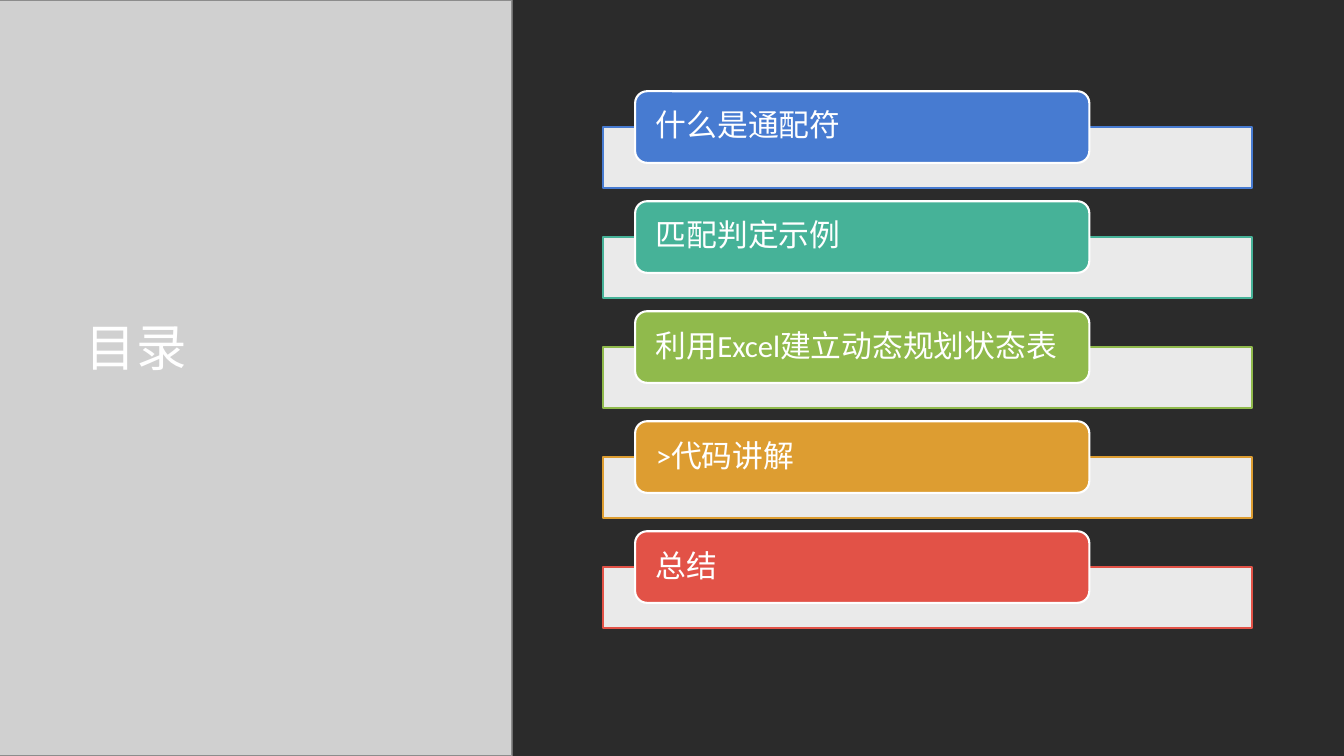
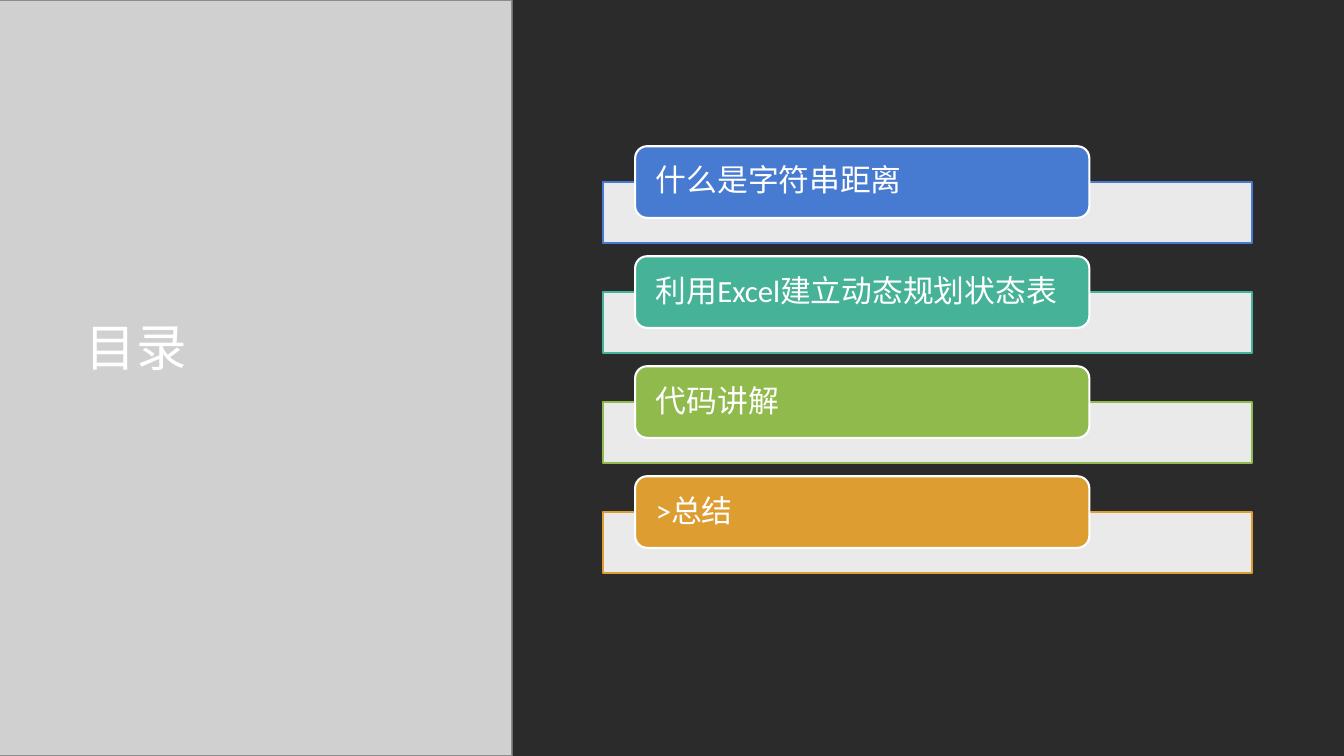
Before and after one commit to oneminute/leetcode, a slide deck: slide 7 of problems/edit-distance/sol01.pptx (slide 16 before the commit). Drawn at 1344x756 pixels with LibreOffice and Linux fonts; fonts in the diff are those of the drawing; grey boxes stand for pictures; background and template pictures are left out; a plain dark background stands for a picture behind light text. Boxes give left, top, right and bottom in pixels: in the first picture for what was removed or moved away, otherwise in the second. Text is boxed around its words. In the diff, an @@ line names an element or a change of style, - is before the commit and + after.

```diff
--- a/problems/edit-distance/sol01.pptx
+++ b/problems/edit-distance/sol01.pptx
@@ text at [656,165,902,194]: text changed @@
-什么是通配符
+什么是字符串距离
@@ text removed at [656,220,840,249] @@
-匹配判定示例
@@ text "利用Excel建立动态规划状态表": place and size @@
-text "利用Excel建立动态规划状态表" at [656,331,1057,360]
+text "利用Excel建立动态规划状态表" at [656,276,1057,305]
@@ text at [656,386,779,415]: text changed @@
->代码讲解
+代码讲解
@@ 4 rounded rectangles, 4 rectangles: place and size @@
-4 rounded rectangles, 4 rectangles at [603,92,1252,518]
+4 rounded rectangles, 4 rectangles at [603,146,1252,574]
@@ text at [656,496,733,525]: text changed @@
-总结
+>总结
@@ rounded rectangle removed at [635,531,1090,603] @@
@@ rectangle removed at [603,568,1252,629] @@
```
Also in this commit, not shown: 5 other slides changed, 2 slides added, 12 slides removed, 6 other files.
